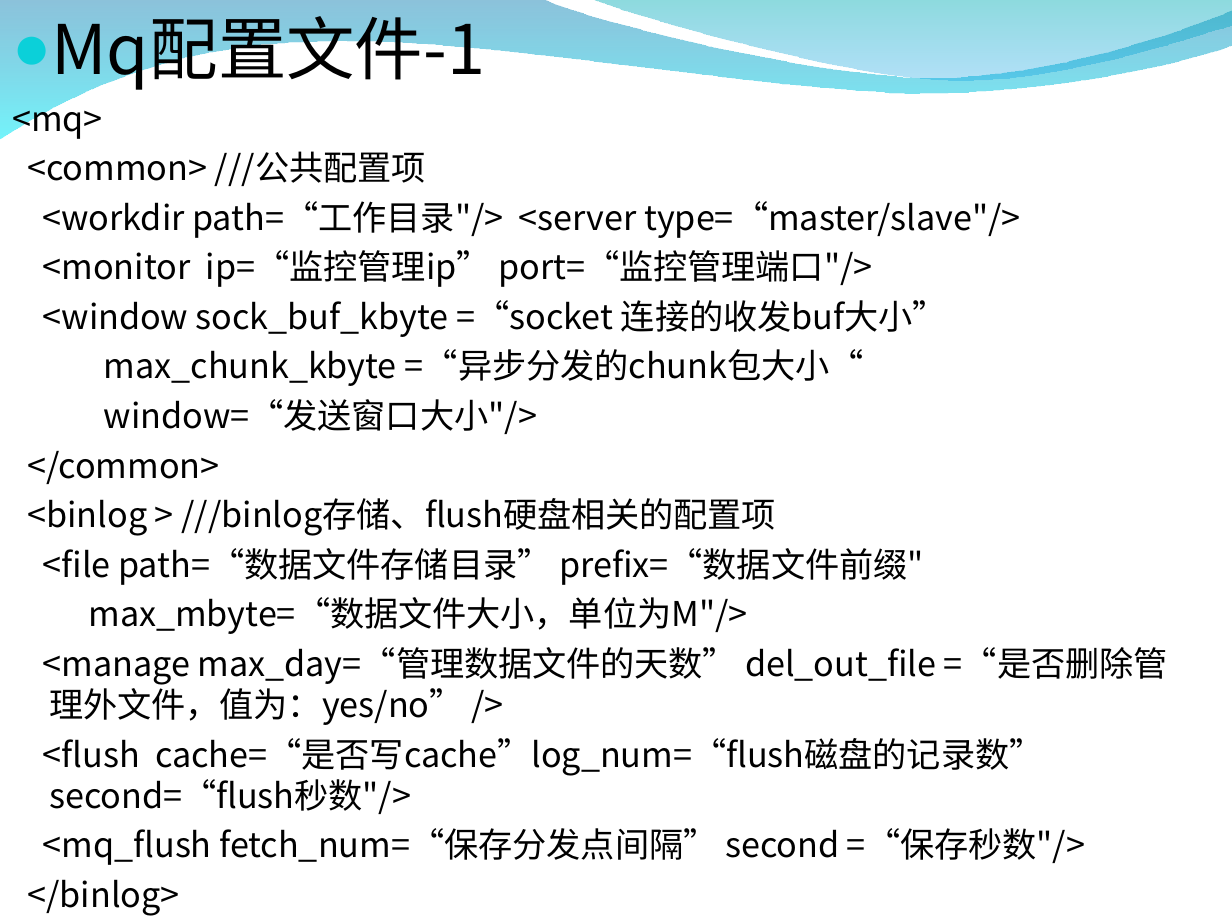
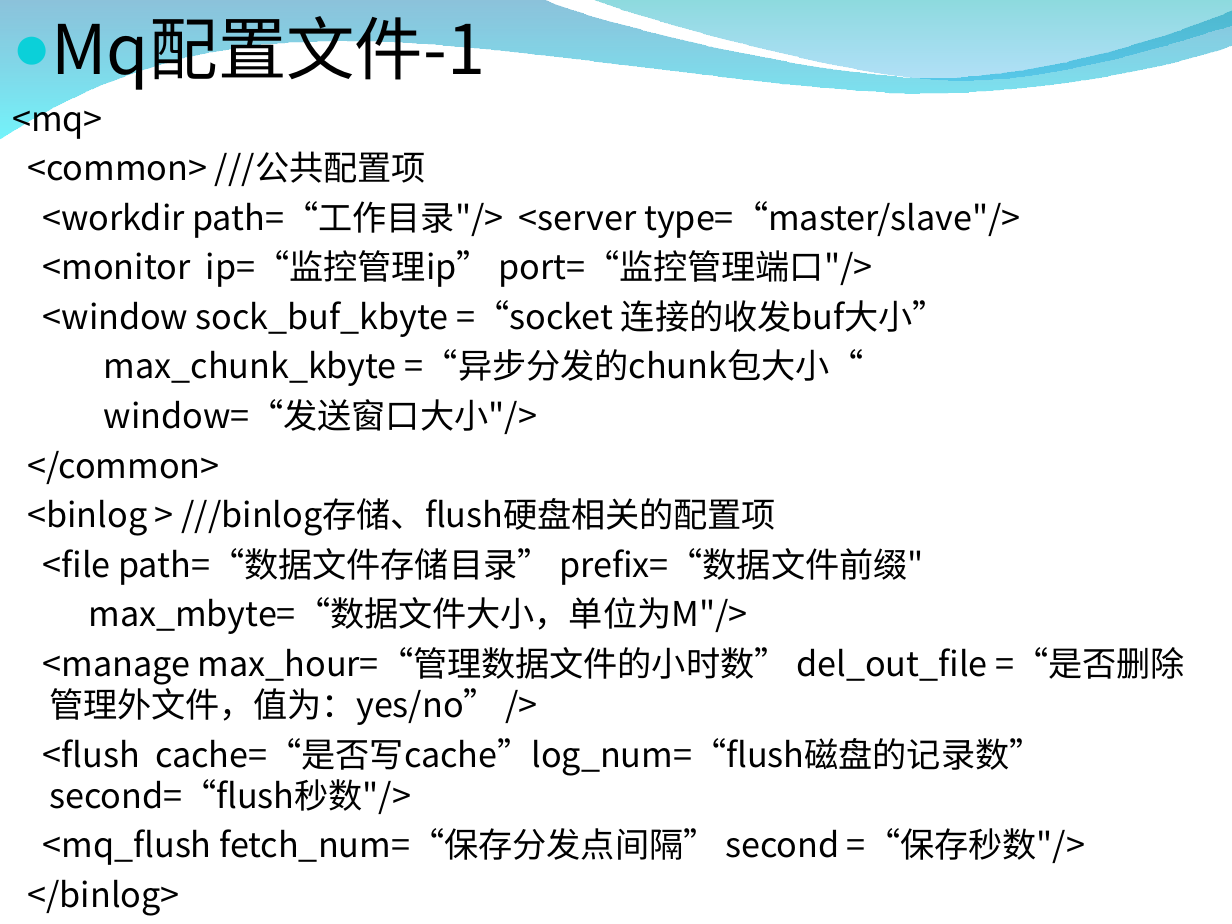
Before and after one commit to burstas/cwinux-mq, a slide deck: slide 9 of mq/doc/mq_introduce.ppt. Drawn at 1232x924 pixels with LibreOffice and Linux fonts; fonts in the diff are those of the drawing; background and template pictures are left out. Boxes give left, top, right and bottom in pixels: in the first picture for what was removed or moved away, otherwise in the second. Text is boxed around its words. In the diff, an @@ line names an element or a change of style, - is before the commit and + after.

```diff
--- a/mq/doc/mq_introduce.ppt
+++ b/mq/doc/mq_introduce.ppt
@@ text at box(43, 647, 1185, 725): text changed @@
-<manage max_day=“管理数据文件的天数” del_out_file =“是否删除管理外文件，值为：yes/no” />
+<manage max_hour=“管理数据文件的小时数” del_out_file =“是否删除管理外文件，值为：yes/no” />
```
